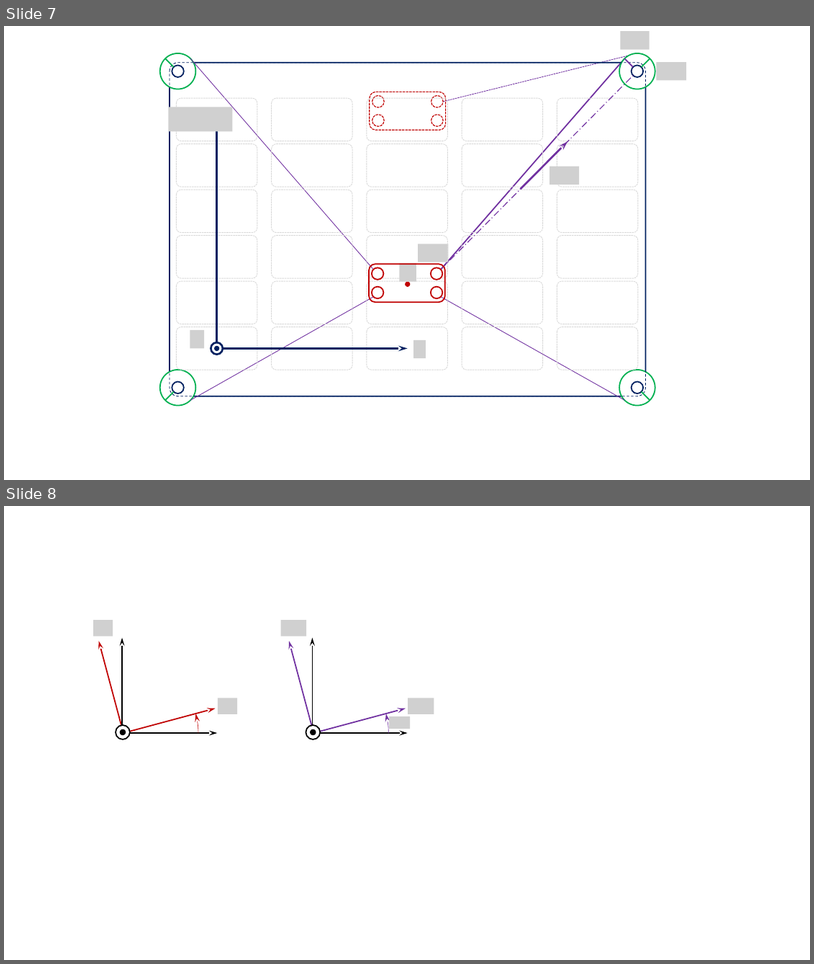
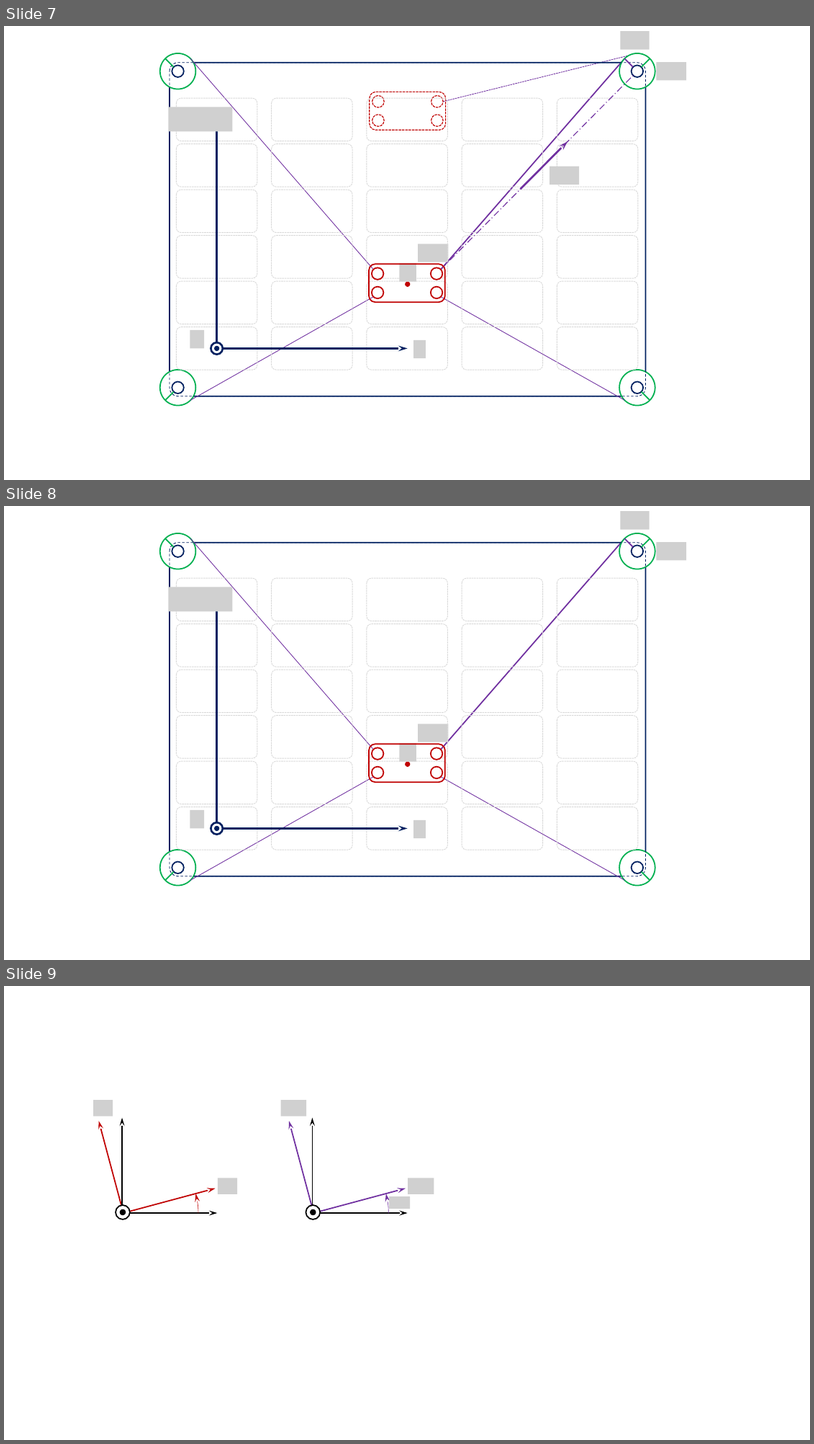
Before and after one commit to xpessoles/TP_Documents_PSI, a slide deck: 16_RC4/Figures/Figures.pptx. Shown one above the other, each under a label of ours: slides 7 and 8 before the commit, slides 7, 8 and 9 after it. The pictures are 814x964 and 814x1444 pixels, drawn with LibreOffice and Linux fonts; fonts in the diff are those of the drawing; grey boxes stand for pictures; background and template pictures are left out. Boxes give left, top, right and bottom in pixels: in the first picture for what was removed or moved away, otherwise in the second. Text is boxed around its words. In the diff, an @@ line names an element or a change of style, - is before the commit and + after.

```diff
--- a/16_RC4/Figures/Figures.pptx
+++ b/16_RC4/Figures/Figures.pptx
@@ slide 8 added at bbox=[4, 506, 810, 960], background #FFFFFF @@
@@ picture added at bbox=[621, 512, 650, 530] @@
@@ line added from (174, 547) to (165, 538), #00B050 1.5 pt @@
@@ group added at bbox=[160, 533, 656, 885]: 8 ellipses, 2 rounded rectangles @@
@@ line added from (373, 749) to (191, 538), #7030A0 0.75 pt @@
@@ line added from (441, 749) to (625, 538), #7030A0 1.5 pt @@
@@ line added from (634, 547) to (625, 538), #7030A0 1.5 pt @@
@@ line added from (642, 547) to (650, 538), #00B050 1.5 pt @@
@@ picture added at bbox=[657, 542, 687, 561] @@
@@ picture added at bbox=[169, 587, 233, 611] @@
@@ group added at bbox=[176, 578, 638, 849]: 30 rounded rectangles @@
@@ arrow added from (217, 829) to (217, 595), #002060 2.25 pt @@
@@ picture added at bbox=[419, 723, 449, 742] @@
@@ group added at bbox=[369, 743, 445, 782]: 5 ellipses, 1 picture, 1 rounded rectangle @@
@@ line added from (373, 777) to (191, 880), #7030A0 0.75 pt @@
@@ line added from (441, 777) to (625, 880), #7030A0 0.75 pt @@
@@ picture added at bbox=[190, 810, 204, 828] @@
@@ ellipse added at bbox=[211, 822, 223, 834], fill #FFFFFF, outline #002060 2.25 pt @@
@@ ellipse added at bbox=[215, 826, 218, 830], fill #002060, outline #002060 2.25 pt @@
@@ arrow added from (217, 829) to (408, 829), #002060 2.25 pt @@
@@ picture added at bbox=[414, 820, 426, 838] @@
@@ line added from (165, 880) to (174, 871), #00B050 1.5 pt @@
@@ line added from (642, 871) to (650, 880), #00B050 1.5 pt @@
@@ what was slide 8 is now slide 9 @@
```
